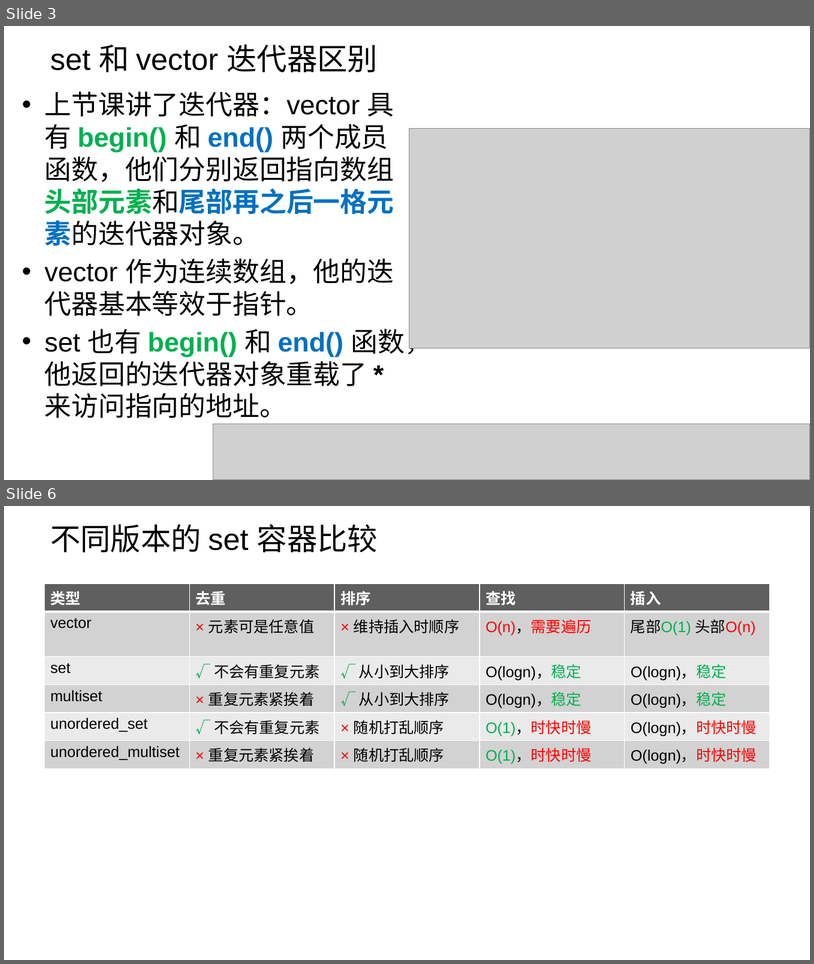
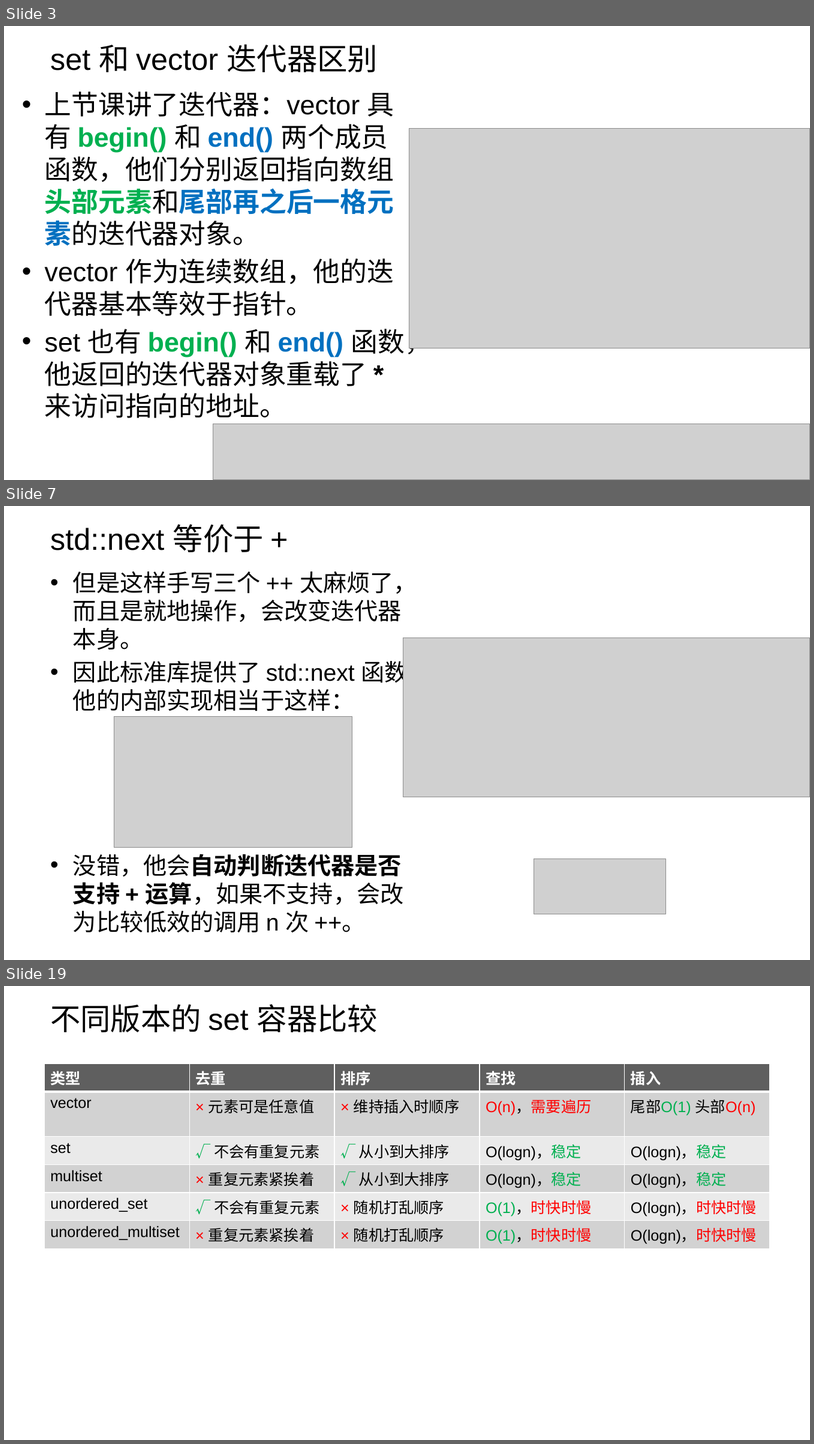
Before and after one commit to parallel101/course, a slide deck: 14/slides.pptx. Shown one above the other, each under a label of ours: slides 3 and 6 before the commit, slides 3, 7 and 19 after it; the slides between them are not shown. The pictures are 814x964 and 814x1444 pixels, drawn with LibreOffice and Linux fonts; fonts in the diff are those of the drawing; grey boxes stand for pictures; background and template pictures are left out. Boxes give left, top, right and bottom in pixels: in the first picture for what was removed or moved away, otherwise in the second. Text is boxed around its words. In the diff, an @@ line names an element or a change of style, - is before the commit and + after.

```diff
--- a/14/slides.pptx
+++ b/14/slides.pptx
@@ slide 7 added at (4, 506, 810, 960), background picture (left out) @@
@@ title added at (50, 524, 264, 552), 36 pt, text #000000 @@
+std::next 等价于 +
@@ text added at (73, 571, 432, 932), 28 pt, text #000000 @@
+• 但是这样手写三个 ++ 太麻烦了，而且是就地操作，会改变迭代器本身。
+• 因此标准库提供了 std::next 函数，他的内部实现相当于这样：
+• 没错，他会自动判断迭代器是否支持 + 运算，如果不支持，会改为比较低效的调用 n 次 ++。
@@ picture added at (403, 638, 810, 797) @@
@@ picture added at (114, 717, 353, 847) @@
@@ picture added at (534, 859, 666, 914) @@
@@ what was slide 6 is now slide 19 @@
```
Also in this commit, not shown: 2 slides changed, 12 other slides added, 17 other files.
